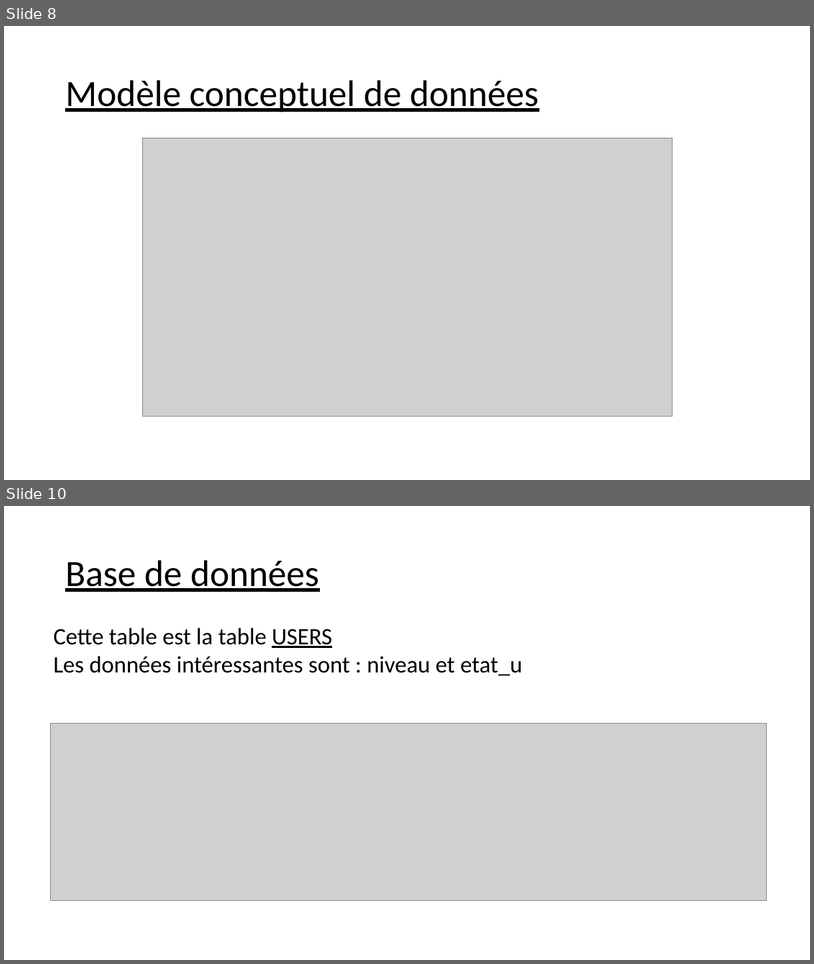
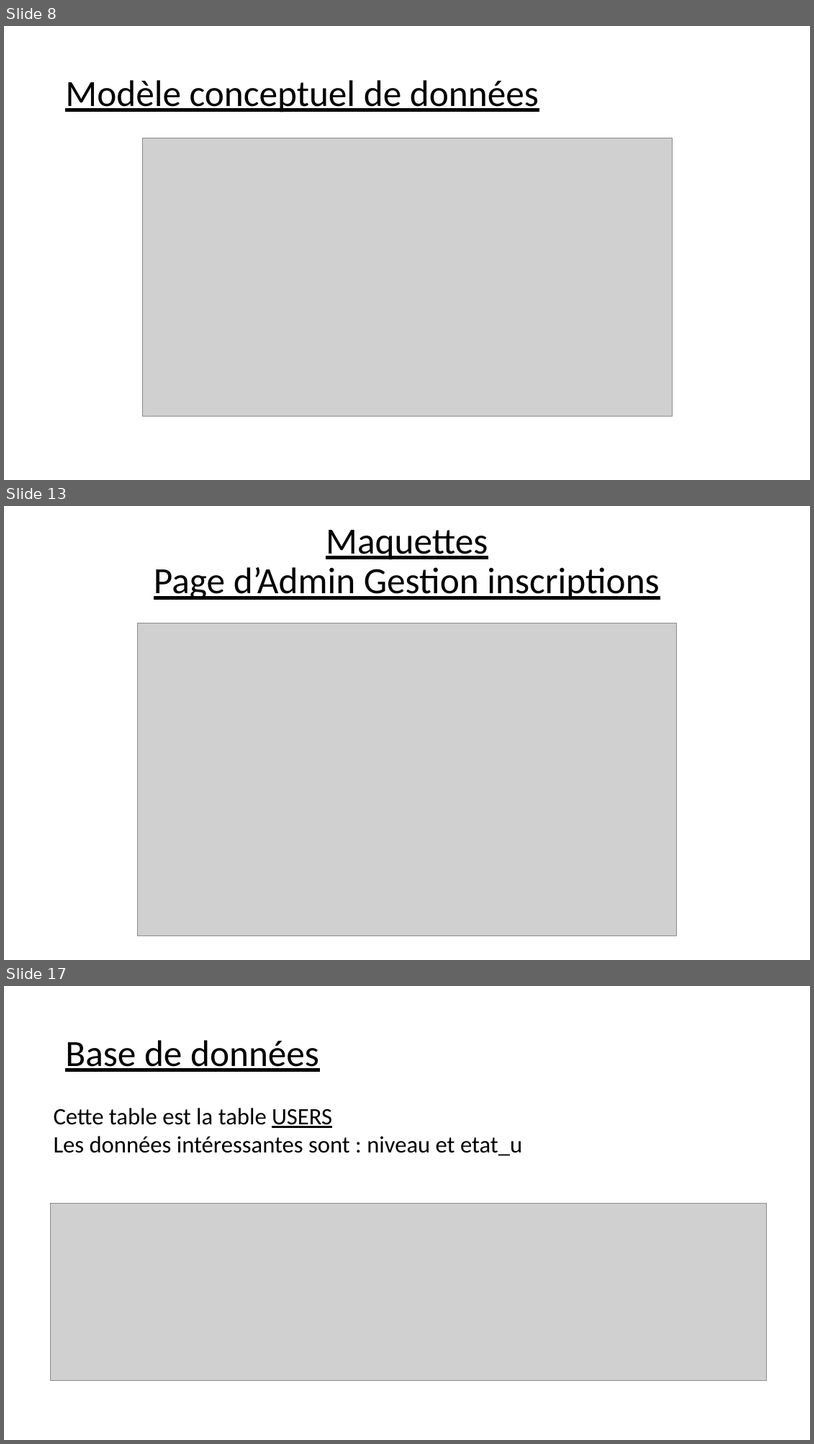
Before and after one commit to Fourkap/PPE_Parking, a slide deck: Documentation/Présentation PPE Parking.pptx. Shown one above the other, each under a label of ours: slides 8 and 10 before the commit, slides 8, 13 and 17 after it; the slides between them are not shown. The pictures are 814x964 and 814x1444 pixels, drawn with LibreOffice and Linux fonts; fonts in the diff are those of the drawing; grey boxes stand for pictures. Boxes give left, top, right and bottom in pixels: in the first picture for what was removed or moved away, otherwise in the second. Text is boxed around its words. In the diff, an @@ line names an element or a change of style, - is before the commit and + after.

```diff
--- a/Documentation/Présentation PPE Parking.pptx
+++ b/Documentation/Présentation PPE Parking.pptx
@@ slide 13 added at (4,506,810,960), background #FFFFFF @@
@@ title added at (154,530,659,600), 44 pt, text #000000, underline @@
+Maquettes
+Page d’Admin Gestion inscriptions
@@ picture added at (138,623,676,936) @@
@@ what was slide 10 is now slide 17 @@
```
Also in this commit, not shown: 9 other slides added, 3 slides removed.
